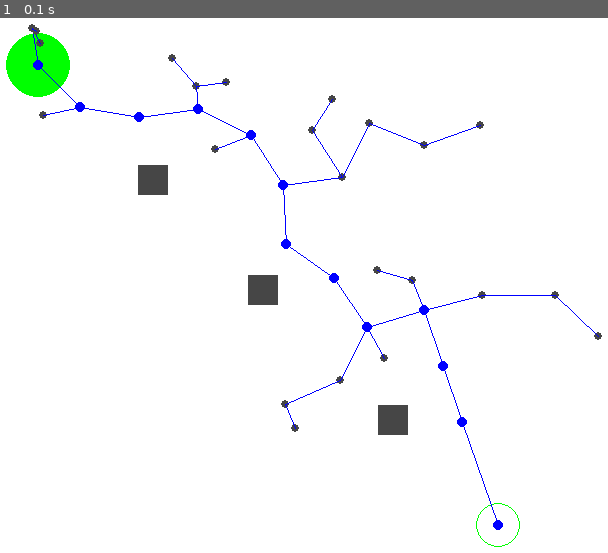
Above: before the commit, frame 1.
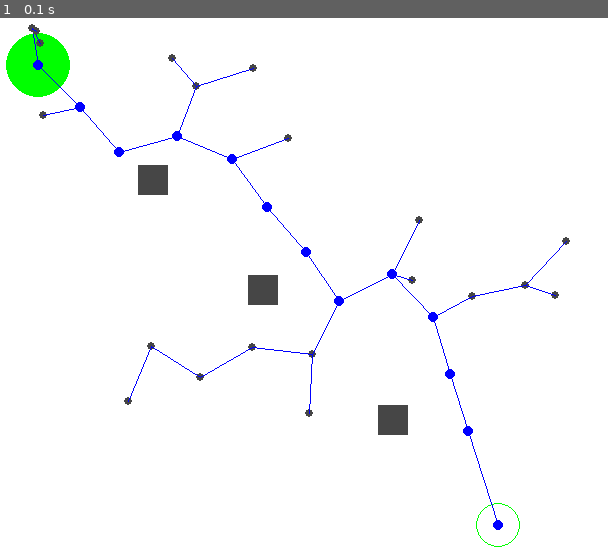
Above: after the commit, the same moment.

Repository: khhaliil/EURO2024
Game: pygame game, started from Tools/PP/RRT.py
Two runs of this game, one before a commit and one after it. Both use one fixed random seed, a clock stepped at 60 frames per second and the inputs below.
Inputs:
- Up to frame 1 (0.1 s): no input

The runs differ from the first frame. In frame 1, 1.5% of the frame differs, in the area x 13-100%, y 8-93%.

Commit message:
updating the safety_distance

Diff:
--- a/Tools/PP/RRTbasePY.py
+++ b/Tools/PP/RRTbasePY.py
@@ -171,6 +171,7 @@
         self.x=[]
         self.y=[]
         self.parent=[]
+        self.safety_distance=20
         #initialize the tree
         self.x.append(x)
         self.y.append(y)
@@ -320,7 +321,7 @@
                 return False
         return True
 
-    def crossObstacle(self, x1, x2, y1, y2, safety_distance):
+    def crossObstacle(self, x1, x2, y1, y2):
         """
         Check if a line segment between two points crosses an obstacle.
 
@@ -341,12 +342,12 @@
                 x = x1 * u + x2 * (1 - u)
                 y = y1 * u + y2 * (1 - u)
 
-                if math.hypot(x - obstacle.centerx, y - obstacle.centery) < (obstacle.width / 2 + safety_distance):
+                if math.hypot(x - obstacle.centerx, y - obstacle.centery) < (obstacle.width / 2 + self.safety_distance):
                     return True
 
         return False
 
-    def connect(self, n1, n2, safety_distance=35):
+    def connect(self, n1, n2):
         """
         Attempt to connect two nodes with a straight line, avoiding obstacles.
 
@@ -361,14 +362,14 @@
         (x1, y1) = (self.x[n1], self.y[n1])
         (x2, y2) = (self.x[n2], self.y[n2])
 
-        if self.crossObstacle(x1, x2, y1, y2, safety_distance):
+        if self.crossObstacle(x1, x2, y1, y2):
             self.remove_node(n2)
             return False
         else:
             self.add_edge(n1, n2)
             return True
 
-    def step(self, nnear, nrand, dmax=80, safety_distance=20):
+    def step(self, nnear, nrand, dmax=80):
         """
         Take a step towards a random sample, ensuring a maximum step distance and avoiding obstacles.
 
@@ -386,7 +387,7 @@
             (xrand, yrand) = (self.x[nrand], self.y[nrand])
             (px, py) = (xrand - xnear, yrand - ynear)
             theta = math.atan2(py, px)
-            (x, y) = (int(xnear + (dmax - safety_distance) * math.cos(theta)), int(ynear + (dmax - safety_distance) * math.sin(theta)))
+            (x, y) = (int(xnear + (dmax - self.safety_distance) * math.cos(theta)), int(ynear + (dmax - self.safety_distance) * math.sin(theta)))
 
             self.remove_node(nrand)
 
@@ -440,7 +441,6 @@
             pathCoords.append([x,y])
         x,y = self.goal[0],self.goal[1]
         pathCoords.append([x,y])
-        print(pathCoords)
         return pathCoords
 
     def getPathCoords_1(self):
@@ -452,7 +452,6 @@
         """
         pathCoords=[]
         for node in self.refined_path:
-            print(node)
             x,y=(self.x[node],self.y[node])
             pathCoords.append([x,y])
         return pathCoords
@@ -526,5 +525,4 @@
         x,y = self.goal[0],self.goal[1]
         self.refined_path.append([x,y])
 
-        print(self.refined_path)
         return self.refined_path
--- a/Tools/PP/testRRT.py
+++ b/Tools/PP/testRRT.py
@@ -1,7 +1,7 @@
 from RRTbasePY import RRTGraph
 from RRTbasePY import RRTMap
 
-def find_path_coordinates(dimensions=(600, 800), start=(50, 50), goal=(510, 510), obsdim=30, obsnum=50, iteration=0, obstacles=[[150, 150], [260, 260], [390, 390]]):
+def find_path_coordinates(dimensions=(3000, 2000), start=(150, 50), goal=(510, 510), obsdim=30, obsnum=50, iteration=0, obstacles=[[150, 150], [260, 260], [390, 390]]):
     map = RRTMap(start, goal, dimensions, obsdim, obsnum)
     graph = RRTGraph(start, goal, dimensions, obsdim, obstacles)
 
